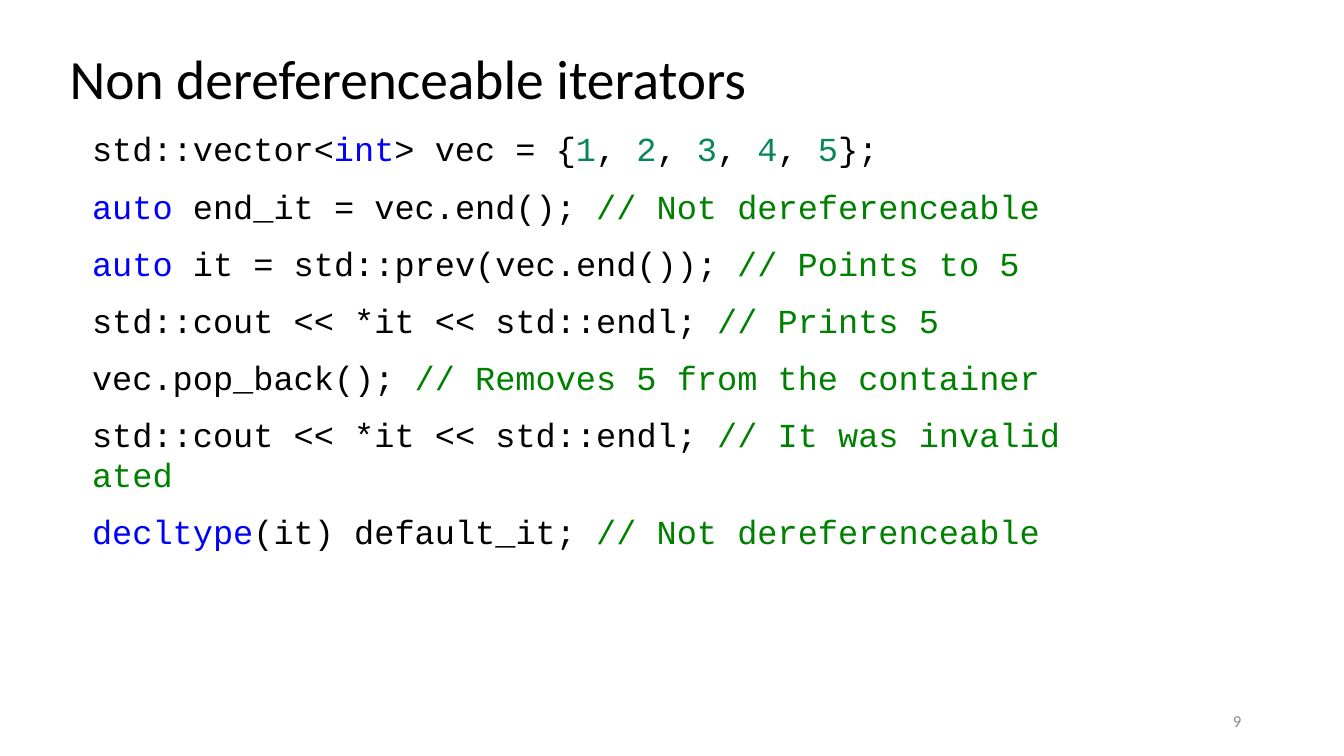
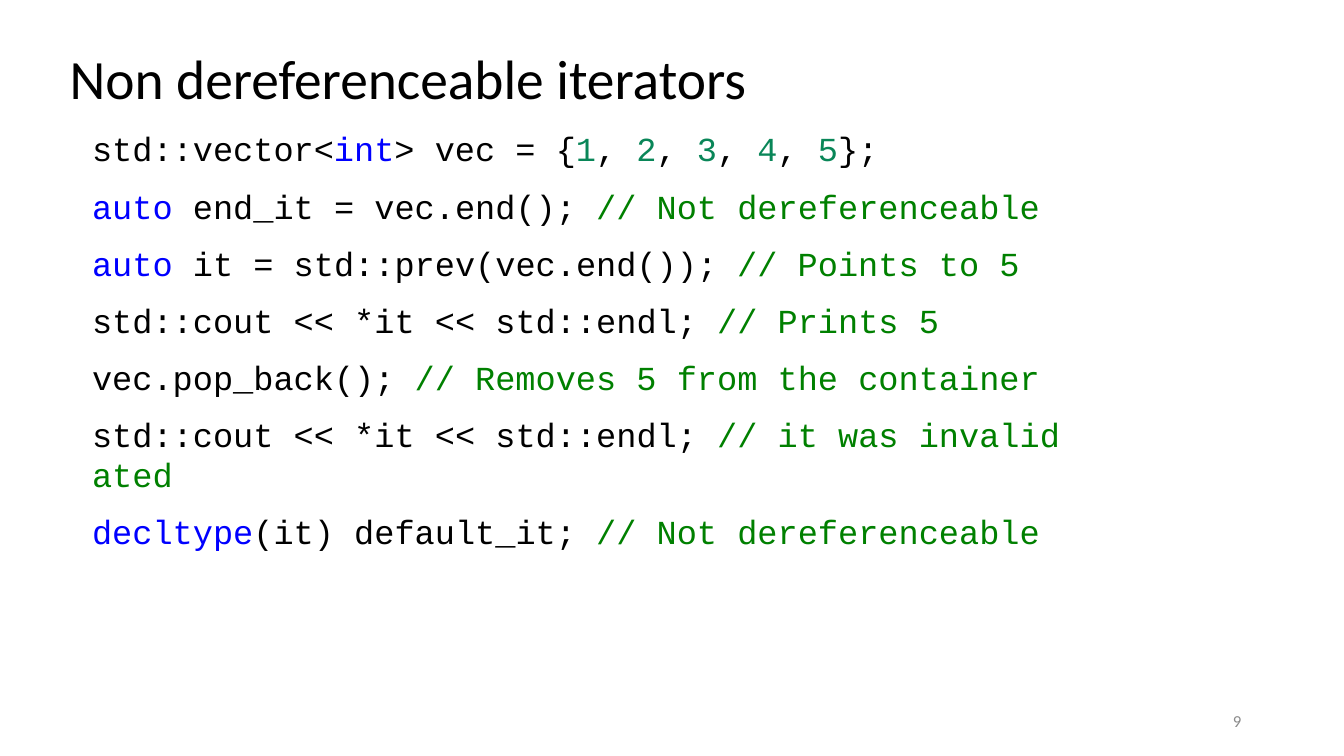
Before and after one commit to rarutyun/cpp-courses, a slide deck: slide 9 of 08_iterators/08_iterators.pptx. Drawn at 1344x756 pixels with LibreOffice and Linux fonts; fonts in the diff are those of the drawing. Boxes give left, top, right and bottom in pixels: in the first picture for what was removed or moved away, otherwise in the second. Text is boxed around its words. In the diff, an @@ line names an element or a change of style, - is before the commit and + after.

Commit message:
The iterators lecture minor improvements (#20)

```diff
--- a/08_iterators/08_iterators.pptx
+++ b/08_iterators/08_iterators.pptx
@@ text at [92,422,899,453]: text changed @@
-std::cout << *it << std::endl; // It was invalidated
+std::cout << *it << std::endl; // it was invalidated
```
Also in this commit, not shown: 13 other slides changed.
